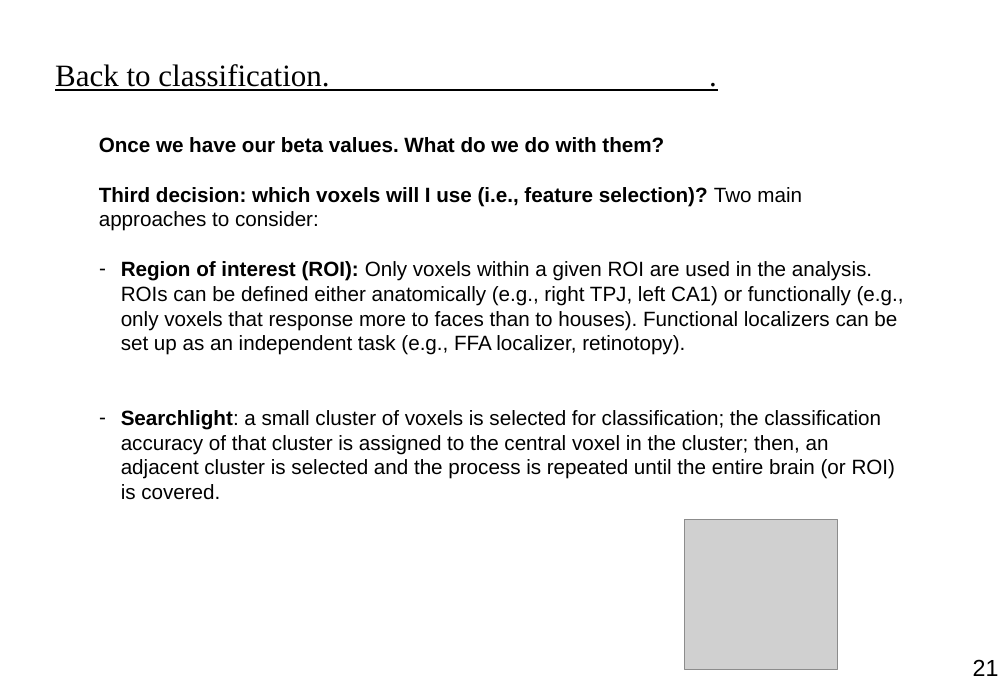
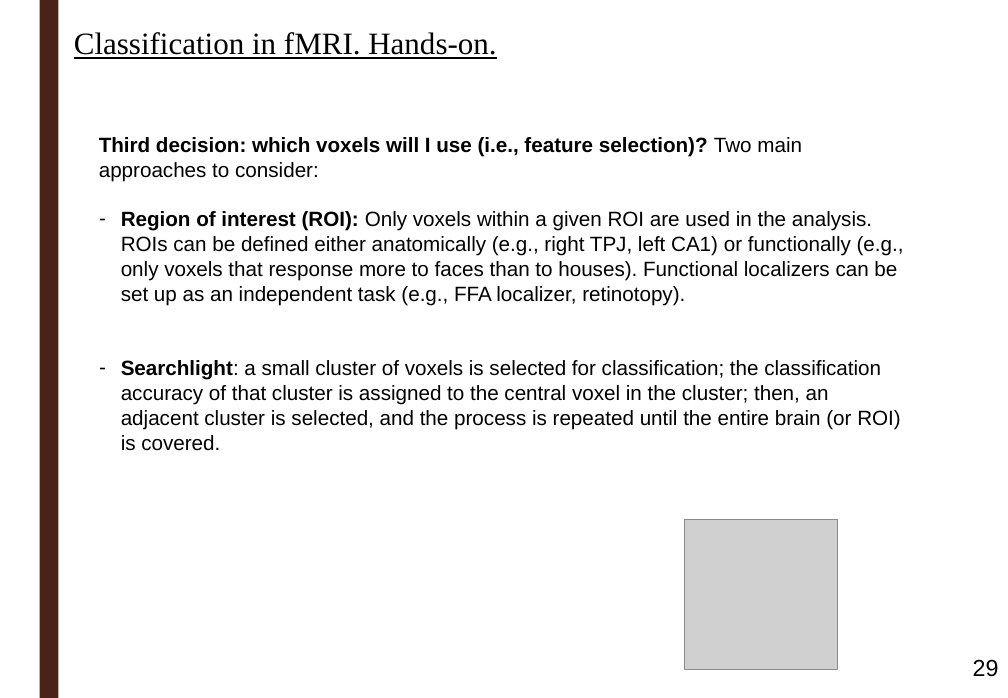
Before and after one commit to ortiztud/fmri_analysis_intro, a slide deck: slide 29 of slides/slides_session-5.pptx (slide 21 before the commit). Drawn at 1008x698 pixels with LibreOffice and Linux fonts; fonts in the diff are those of the drawing; grey boxes stand for pictures; background and template pictures are left out. Boxes give left, top, right and bottom in pixels: in the first picture for what was removed or moved away, otherwise in the second. Text is boxed around its words. In the diff, an @@ line names an element or a change of style, - is before the commit and + after.

```diff
--- a/slides/slides_session-5.pptx
+++ b/slides/slides_session-5.pptx
@@ rectangle added at bbox=[39, 0, 58, 698], fill #4A2318 @@
@@ text added at bbox=[74, 32, 496, 59], 24 pt, text #000000, underline @@
+Classification in fMRI. Hands-on.
@@ text removed at bbox=[55, 64, 329, 91] @@
-Back to classification. .
@@ text at bbox=[99, 137, 664, 153]: paragraph removed @@
-Once we have our beta values. What do we do with them?
@@ text at bbox=[121, 360, 900, 451]: text changed @@
-– Searchlight: a small cluster of voxels is selected for classification; the classification accuracy of that cluster is assigned to the central voxel in the cluster; then, an adjacent cluster is selected and the process is repeated until the entire brain (or ROI) is covered.
+– Searchlight: a small cluster of voxels is selected for classification; the classification accuracy of that cluster is assigned to the central voxel in the cluster; then, an adjacent cluster is selected, and the process is repeated until the entire brain (or ROI) is covered.
@@ page number at bbox=[973, 659, 999, 677]: text changed @@
-21
+29
```
Also in this commit, not shown: 19 other slides changed, 15 slides added, 7 slides removed, 1 other file.
